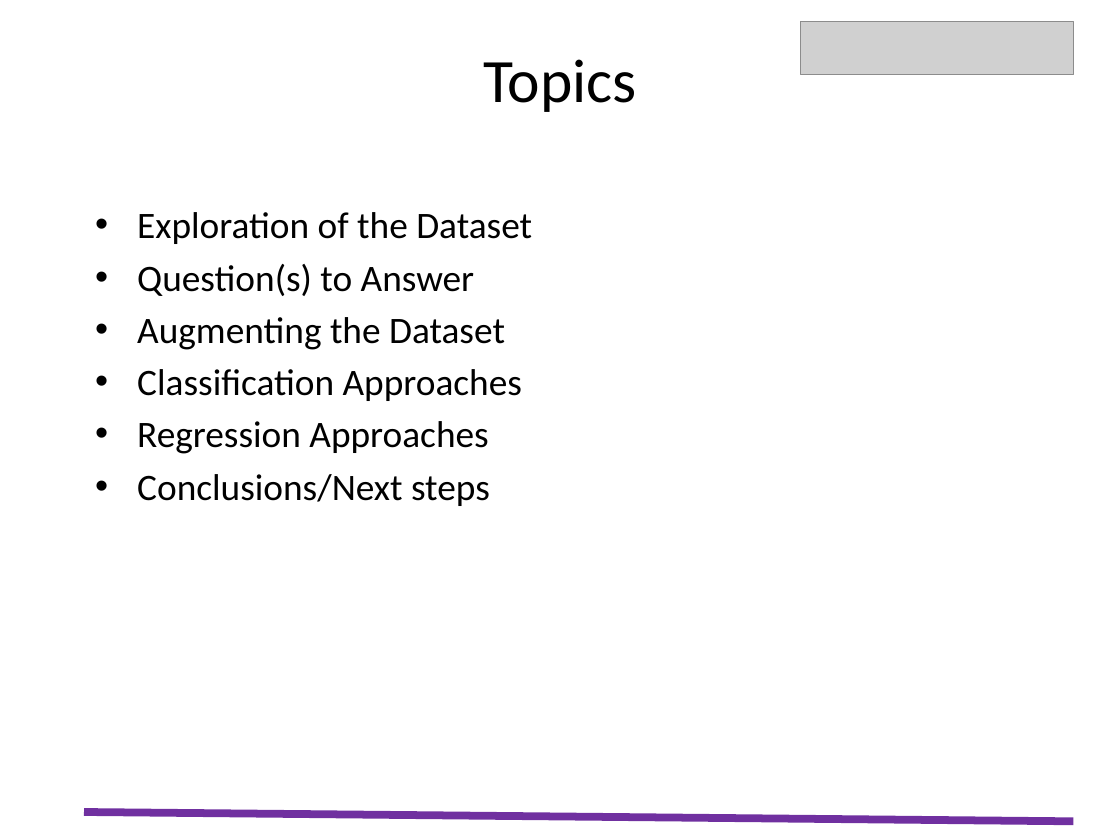
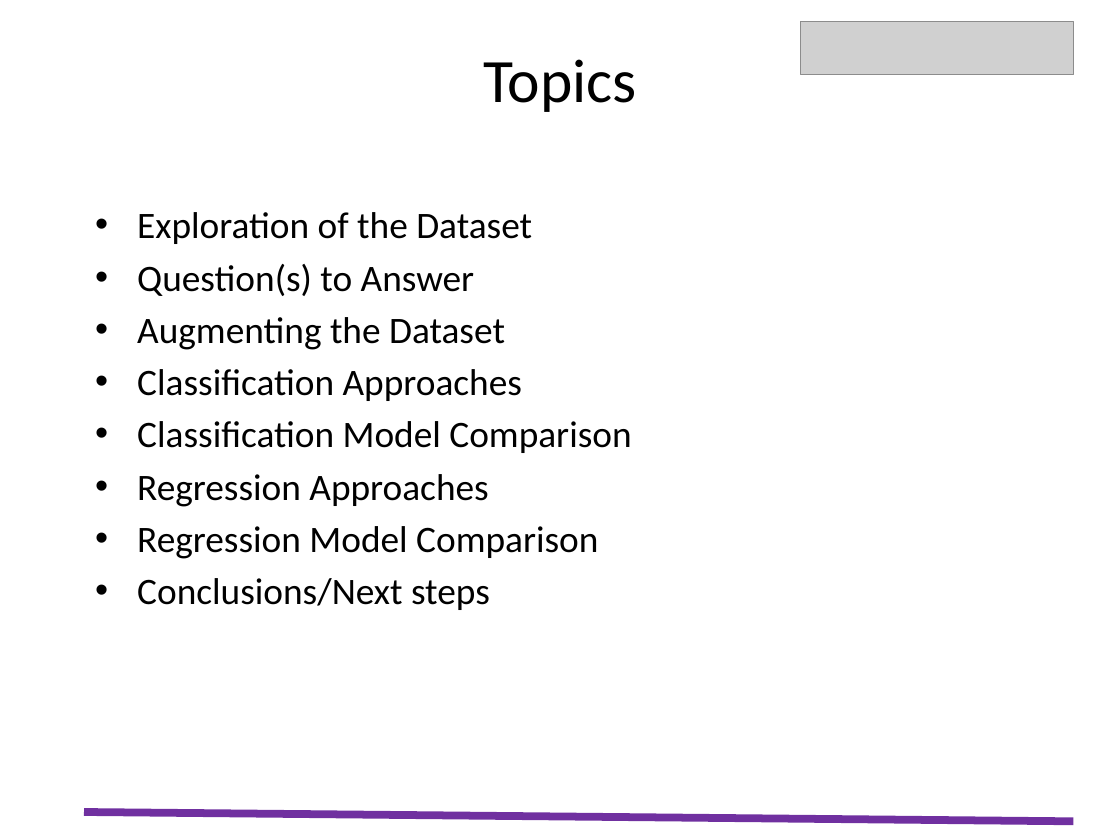
Before and after one commit to eu2004/codecademy_capstone, a slide deck: slide 2 of capstone_starter/resources/Presentation_Emilian_Utma.pptx. Drawn at 1120x840 pixels with LibreOffice and Linux fonts; fonts in the diff are those of the drawing; grey boxes stand for pictures. Boxes give left, top, right and bottom in pixels: in the first picture for what was removed or moved away, otherwise in the second. Text is boxed around its words. In the diff, an @@ line names an element or a change of style, - is before the commit and + after.

```diff
--- a/capstone_starter/resources/Presentation_Emilian_Utma.pptx
+++ b/capstone_starter/resources/Presentation_Emilian_Utma.pptx
@@ text at bbox=[137, 421, 631, 453]: paragraph added @@
+• Classification Model Comparison
@@ text at bbox=[137, 526, 598, 559]: paragraph added @@
+• Regression Model Comparison
```
Also in this commit, not shown: 1 other slide changed, 7 slides added, 2 slides removed.
